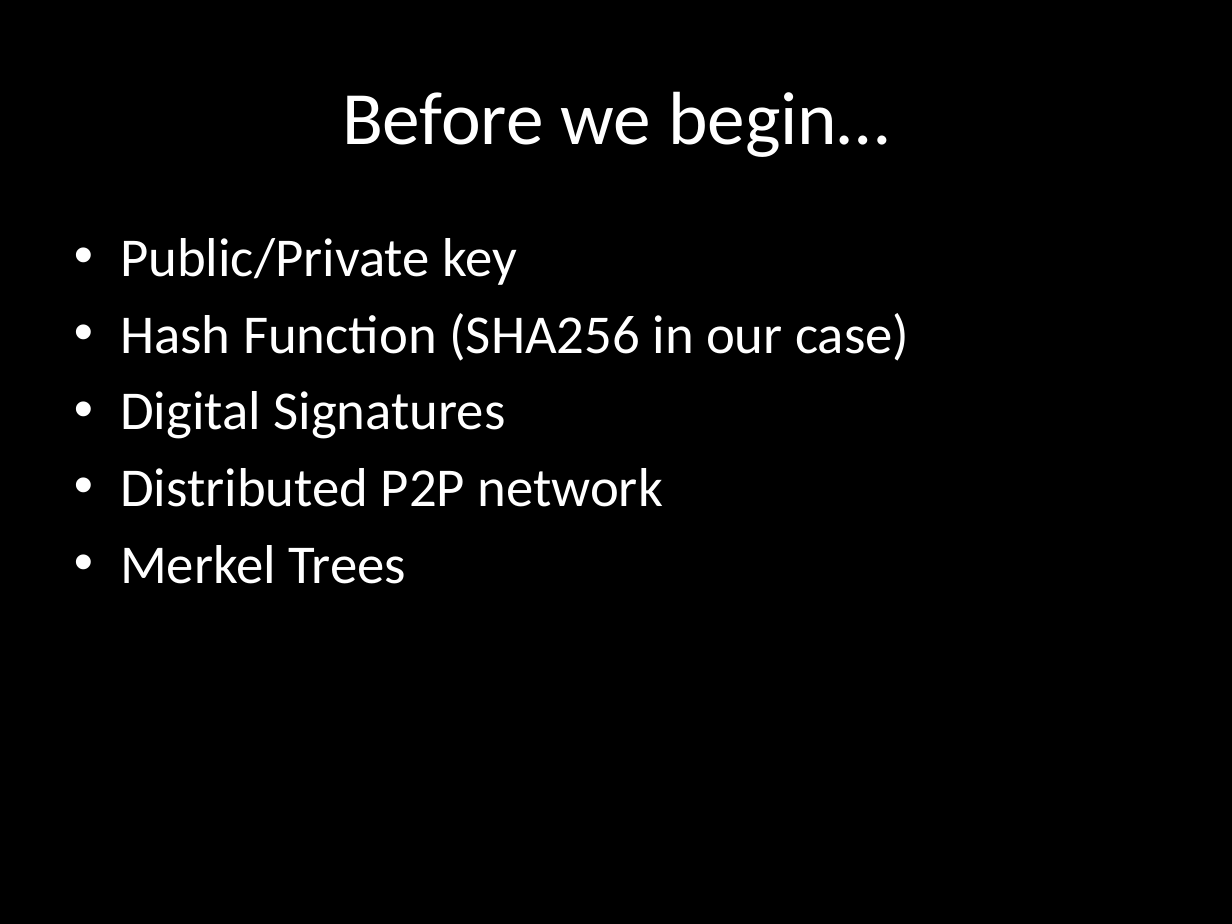
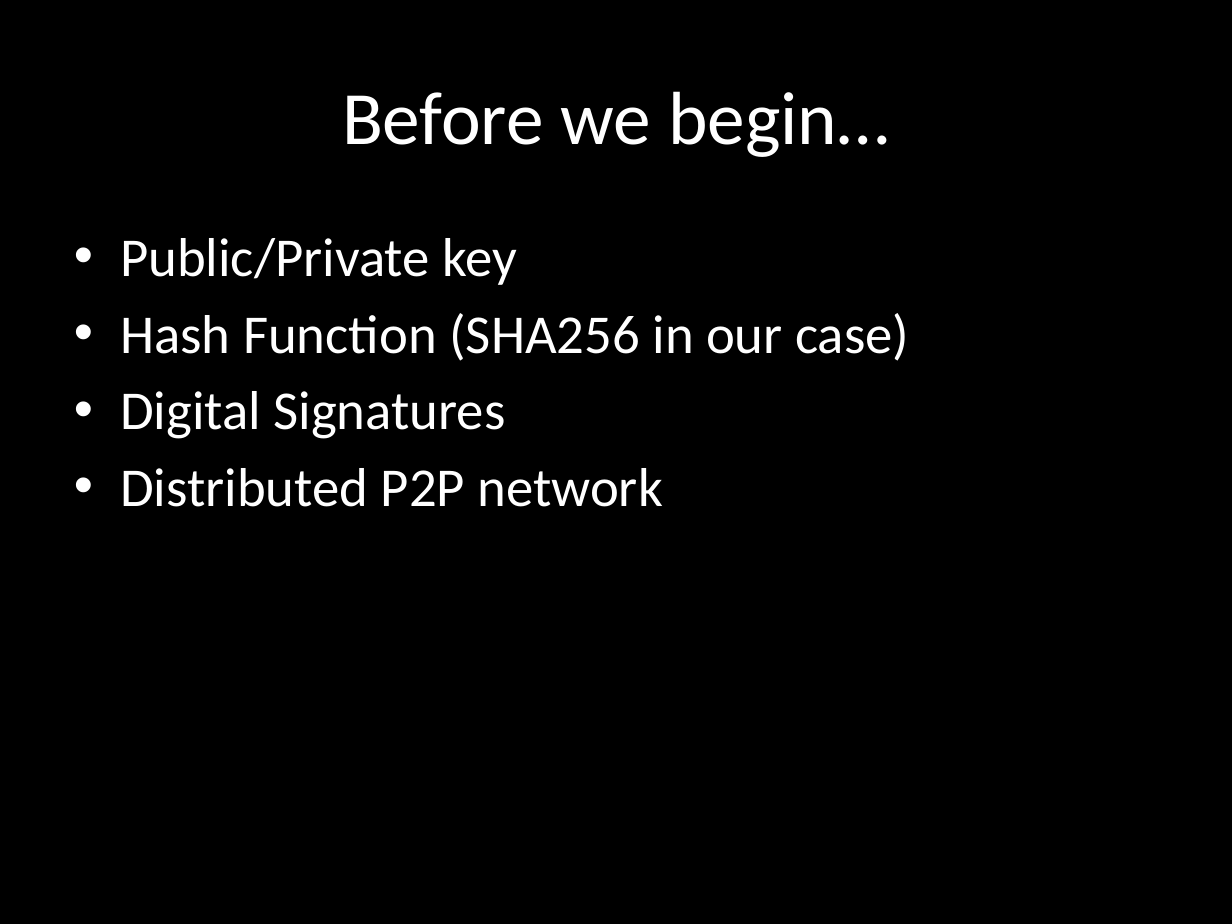
Before and after one commit to nyrahul/blockchain_blogs, a slide deck: slide 2 of Blockchain-rjed_v2.pptx. Drawn at 1232x924 pixels with LibreOffice and Linux fonts; fonts in the diff are those of the drawing. Boxes give left, top, right and bottom in pixels: in the first picture for what was removed or moved away, otherwise in the second. Text is boxed around its words. In the diff, an @@ line names an element or a change of style, - is before the commit and + after.

```diff
--- a/Blockchain-rjed_v2.pptx
+++ b/Blockchain-rjed_v2.pptx
@@ text at bbox=[120, 545, 407, 584]: paragraph removed @@
-• Merkel Trees
```
Also in this commit, not shown: 1 other slide changed.
